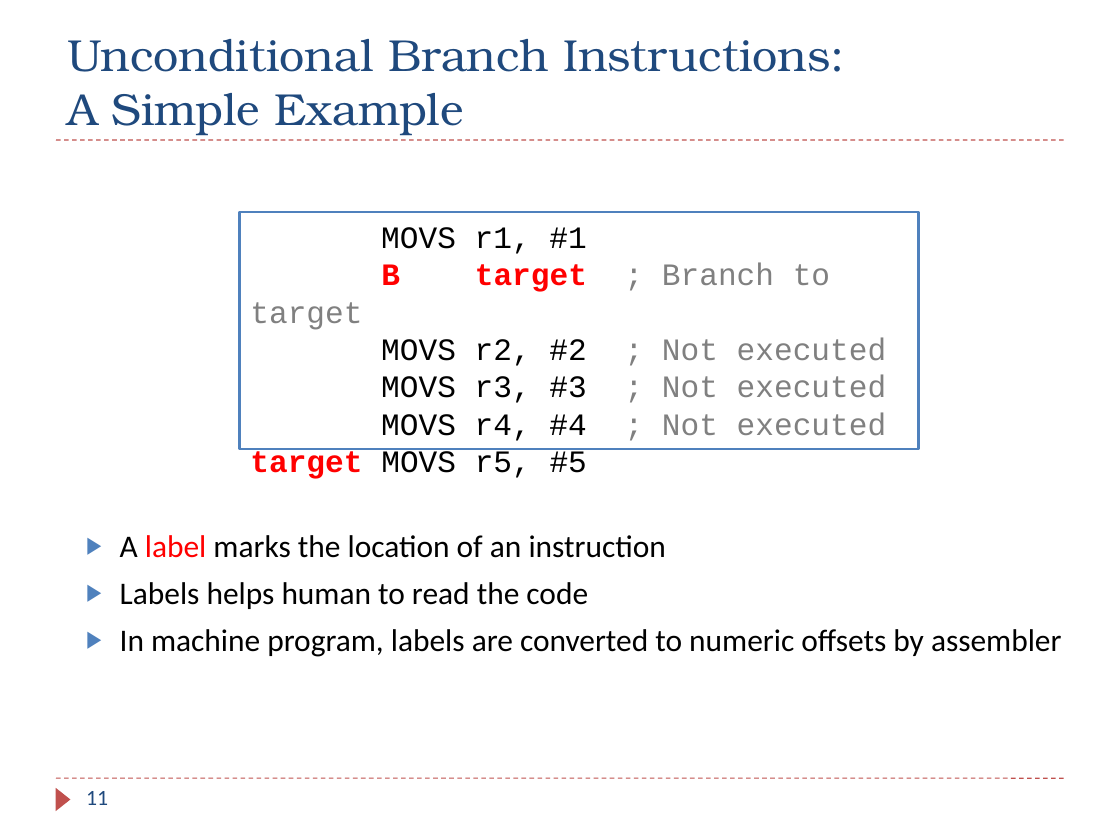
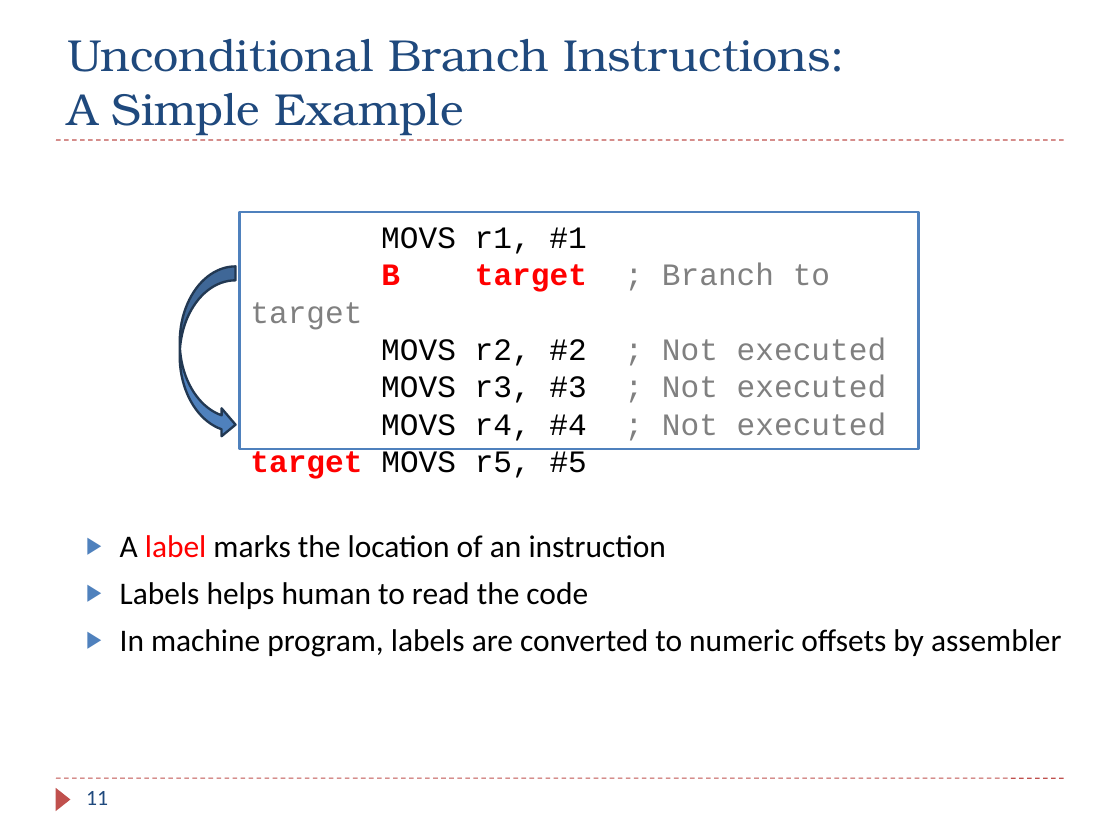
Before and after one commit to guhofstra/CSC111Fa25, a slide deck: slide 11 of PPTs/bak/Textbook Lecture_Slides_V3/Chapter_06_ARM_Flow_Control.pptx. Drawn at 1120x840 pixels with LibreOffice and Linux fonts; fonts in the diff are those of the drawing. Boxes give left, top, right and bottom in pixels: in the first picture for what was removed or moved away, otherwise in the second. Text is boxed around its words. In the diff, an @@ line names an element or a change of style, - is before the commit and + after.

```diff
--- a/PPTs/bak/Textbook Lecture_Slides_V3/Chapter_06_ARM_Flow_Control.pptx
+++ b/PPTs/bak/Textbook Lecture_Slides_V3/Chapter_06_ARM_Flow_Control.pptx
@@ curved right arrow added at [180,267,236,439], fill #4F81BD, outline #233953 1.5 pt @@
```
Also in this commit, not shown: 19 other slides changed, 1 slide added, 3 slides removed, 44 other files.
